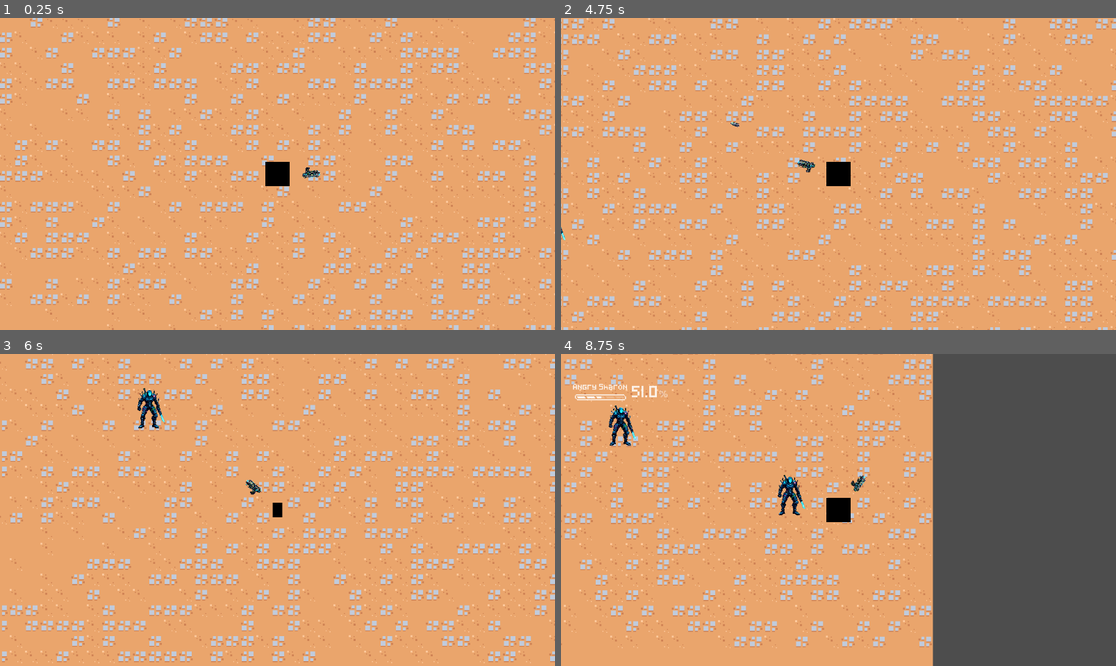
Above: before the commit, frames 1-4 (two rows, left to right).
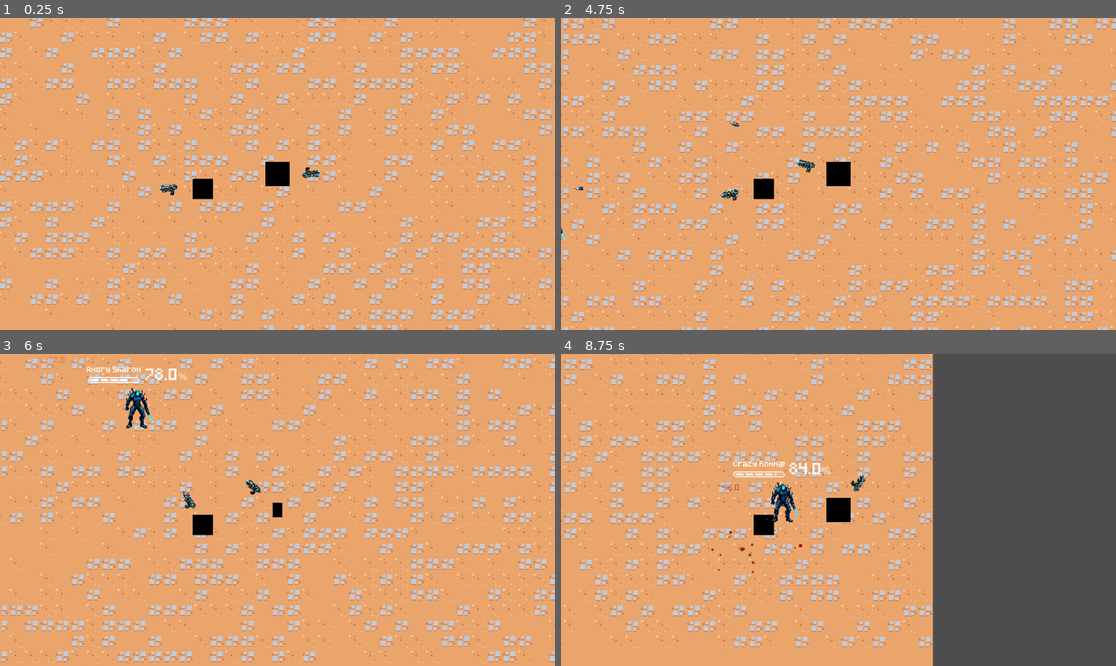
Above: after the commit, the same moments.

Repository: AineeJames/ToBeNamed
Game: Godot game, scene res://scenes/main_game/main_game.tscn
Two runs of this game, one before a commit and one after it. Both use one fixed random seed, a clock stepped at 60 frames per second and the inputs below.
Inputs (mouse positions are in pixels of both pictures, inside the frame that each line leads up to):
- Up to frame 1 (0.25 s): no input
- Up to frame 2 (4.75 s): tap Enter at 0.5 s; move the mouse to (960, 158) at 0.52 s; press the mouse at (960, 158) at 0.53 s; hold D (move_right) 0.53-1.28 s; move the mouse to (727, 189) at 1.27 s; release the mouse at (727, 189) at 1.28 s; hold S (move_down) 1.28-2.03 s; tap Space (dash) at 1.35, 3.6 s; click (727, 189) at 1.55 s; move the mouse to (894, 105) at 2.02 s; press the mouse at (894, 105) at 2.03 s; hold D (move_right) 2.03-2.78 s; move the mouse to (810, 236) at 2.77 s; release the mouse at (810, 236) at 2.78 s; hold W (move_up) 2.78-3.53 s; click (810, 236) at 2.85 s; move the mouse to (1005, 220) at 3.52 s; press the mouse at (1005, 220) at 3.53 s; hold A (move_left) from 3.53 s (still down); move the mouse to (672, 127) at 4.27 s; release the mouse at (672, 127) at 4.28 s; click (672, 127) at 4.35 s
- Up to frame 3 (6 s): move the mouse to (305, 510) at 5.02 s; release A (move_left) at 5.03 s; press the mouse at (305, 510) at 5.03 s; hold S (move_down) 5.03-5.78 s; move the mouse to (194, 432) at 5.77 s; release the mouse at (194, 432) at 5.78 s; hold D (move_right) from 5.78 s (still down); tap Space (dash) at 5.85 s
- Up to frame 4 (8.75 s): click (755, 432) at 6.05 s; move the mouse to (960, 494) at 6.52 s; release D (move_right) at 6.53 s; press the mouse at (960, 494) at 6.53 s; hold W (move_up) 6.53-7.28 s; move the mouse to (727, 525) at 7.27 s; release the mouse at (727, 525) at 7.28 s; hold D (move_right) 7.28-8.03 s; click (727, 525) at 7.35 s; move the mouse to (894, 441) at 8.02 s; press the mouse at (894, 441) at 8.03 s; hold S (move_down) from 8.03 s (still down); tap Space (dash) at 8.1 s

The runs differ from the first frame. In frame 1, 0.3% of the frame differs, in the area x 28-39%, y 51-59%; in frame 2, 0.3%; in frame 3, 1.2%; in frame 4, 1.8%, in the area x 2-49%, y 9-71%.

Commit message:
Added code in gun for minion and added minion to player scene

Diff:
--- a/scenes/character/mainchar.tscn
+++ b/scenes/character/mainchar.tscn
@@ -1,8 +1,9 @@
-[gd_scene load_steps=5 format=3 uid="uid://bdv3cai5ckpty"]
+[gd_scene load_steps=6 format=3 uid="uid://bdv3cai5ckpty"]
 
 [ext_resource type="Script" path="res://scenes/character/mainChar.gd" id="1_jpglg"]
 [ext_resource type="Texture2D" uid="uid://jrw2x4iog6o6" path="res://scenes/character/assets/images/basic_char.png" id="2_nqj0q"]
 [ext_resource type="PackedScene" uid="uid://ytl4lssm2ft7" path="res://scenes/guns/gun.tscn" id="3_ocaqi"]
+[ext_resource type="PackedScene" uid="uid://dgygcjgr0c380" path="res://scenes/minion/minion.tscn" id="4_3ll4i"]
 
 [sub_resource type="CircleShape2D" id="CircleShape2D_vwdvw"]
 
@@ -23,4 +24,7 @@
 
 [node name="DashTimer" type="Timer" parent="."]
 
+[node name="Minion" parent="." instance=ExtResource("4_3ll4i")]
+position = Vector2(-78, 15)
+
 [connection signal="timeout" from="DashTimer" to="." method="_on_dash_timer_timeout"]
--- a/scenes/guns/Gun.gd
+++ b/scenes/guns/Gun.gd
@@ -5,6 +5,7 @@
 @export var gun_kick: float = 10.0
 @export var movement_influence: float = 0.002
 @export var projectile_speed: float = 20
+@export var is_ai_gun: bool = false
 var velocity = 0
 var prev_position: Vector2
 
@@ -15,18 +16,23 @@
 	velocity = (global_position- prev_position) / delta
 	prev_position = global_position
 
+func fire_bullet():
+	# Move gun backwards
+	var tween = get_tree().create_tween()
+	var direction_vector = Vector2(cos(rotation), sin(rotation)).normalized()
+	tween.tween_property(self, "position", position + direction_vector * gun_kick, 0.05).set_trans(Tween.TRANS_CUBIC).set_ease(Tween.EASE_OUT)
+	tween.tween_property(self, "position", position, 0.05).set_trans(Tween.TRANS_LINEAR).set_ease(Tween.EASE_OUT)
+
+	# Add nullet to scene
+	var instance = Bullet.instantiate()
+	instance.global_position = global_position
+	instance.rotation = rotation
+	instance.velocity = velocity * movement_influence + Vector2(projectile_speed*cos(rotation + PI), projectile_speed*sin(rotation + PI))
+	get_tree().current_scene.add_child(instance)
+
 func _input(event):
+	if is_ai_gun:
+		return
+
 	if event.is_action_pressed("fire"):
-
-		# Move gun backwards
-		var tween = get_tree().create_tween()
-		var direction_vector = Vector2(cos(rotation), sin(rotation)).normalized()
-		tween.tween_property(self, "position", position + direction_vector * gun_kick, 0.05).set_trans(Tween.TRANS_CUBIC).set_ease(Tween.EASE_OUT)
-		tween.tween_property(self, "position", position, 0.05).set_trans(Tween.TRANS_LINEAR).set_ease(Tween.EASE_OUT)
-
-		# Add nullet to scene
-		var instance = Bullet.instantiate()
-		instance.global_position = global_position
-		instance.rotation = rotation
-		instance.velocity = velocity * movement_influence + Vector2(projectile_speed*cos(rotation + PI), projectile_speed*sin(rotation + PI))
-		get_tree().current_scene.add_child(instance)
+		fire_bullet()
--- a/scenes/guns/bullet.gd
+++ b/scenes/guns/bullet.gd
@@ -30,4 +30,4 @@
 		var damage_amt = randi_range(10, 30)
 		body.emit_signal("take_damage", damage_amt, velocity.normalized())
 	else:
-		print("entered non enemy")
+		pass
